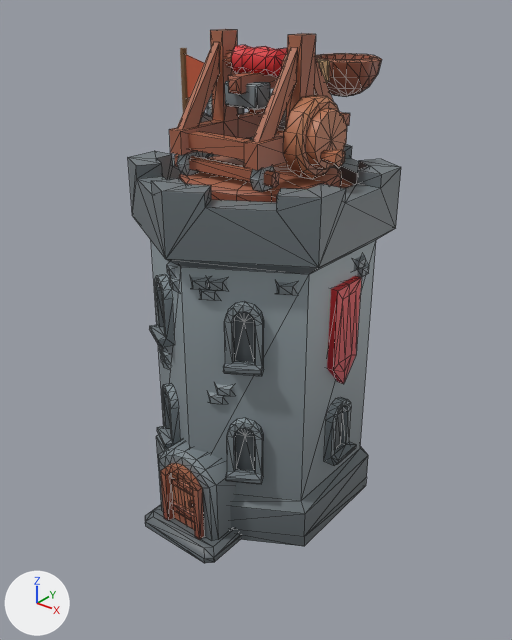
A saved change to the glTF model asset-pipeline/battle/exported/tower-rust.glb.
Rendered twice from a 50 mm lens placed at (4.56, -5.78, 5.79), pointed at (0.06, -0.16, 2.31). Lighting does not change. The marker at lower left points along +X, +Y and +Z. The older version comes first. Mesh edges are drawn as thin lines on the coarser meshes. Where no turn or scale is listed for an object, it has been applied to the vertices.

The older version as bpy lines, for what is in view:
```python
me_building_tower_catapult_red = bpy.data.meshes.new('building_tower_catapult_red')
me_building_tower_catapult_red.from_pydata(...)  # 982 vertices, 1538 faces; spans x -1.25..1.25, y -1.57..1.43, z 0.0..4.05
me_building_tower_catapult_red.materials.append(mat_hexagons_medieval)  # picture img_hexagons_medieval
me_catapult_arm_red = bpy.data.meshes.new('catapult_arm_red')
me_catapult_arm_red.from_pydata(...)  # 204 vertices, 400 faces; spans x -0.4..0.4, y -0.44..1.95, z 4.54..4.98
me_catapult_arm_red.materials.append(mat_hexagons_medieval)  # picture img_hexagons_medieval
me_catapult_turret_red = bpy.data.meshes.new('catapult_turret_red')
me_catapult_turret_red.from_pydata(...)  # 527 vertices, 926 faces; spans x -0.85..1.07, y -0.85..0.85, z 3.78..5.3
me_catapult_turret_red.materials.append(mat_hexagons_medieval)  # picture img_hexagons_medieval
ob_building_tower_catapult_red = bpy.data.objects.new('building_tower_catapult_red', me_building_tower_catapult_red)
ob_building_tower_catapult_red.location = (0.0, 0.0, 0.0)
ob_catapult_arm_red = bpy.data.objects.new('catapult_arm_red', me_catapult_arm_red)
ob_catapult_arm_red.location = (0.0, 0.0, 0.0)
ob_catapult_turret_red = bpy.data.objects.new('catapult_turret_red', me_catapult_turret_red)
ob_catapult_turret_red.location = (0.0, 0.0, 0.0)
```
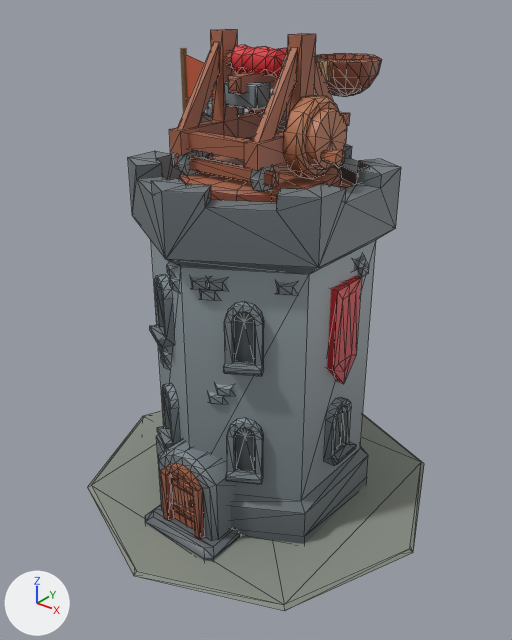
Boxes (x1, y1, x2, y2) around the edits, measured in the pictures (512 x 640 px):
'worn-foundation', added
    after: (87, 411, 424, 611)

The change, as a diff of the scene's bpy script:
```diff
--- a/asset-pipeline/battle/exported/tower-rust.glb.py
+++ b/asset-pipeline/battle/exported/tower-rust.glb.py
@@ mat_battle_foundation @@
+mat_battle_foundation = principled_material('battle-foundation')
+mat_battle_foundation.base_color = (0.25, 0.275, 0.235)  # grey #898f85
+mat_battle_foundation.roughness = 0.82
@@ me_worn_foundation @@
+me_worn_foundation.from_pydata(...)  # an 8-sided cut cone along z (radius 2.18 at the low end, 2.13 at the high end) spanning x -2.18..2.18, y -2.18..2.18, z 0.01..0.04
+me_worn_foundation.materials.append(mat_battle_foundation)  # grey #898f85
@@ ob_worn_foundation @@
+ob_worn_foundation = bpy.data.objects.new('worn-foundation', me_worn_foundation)
+ob_worn_foundation.location = (0.0, 0.0, 0.0)
```
